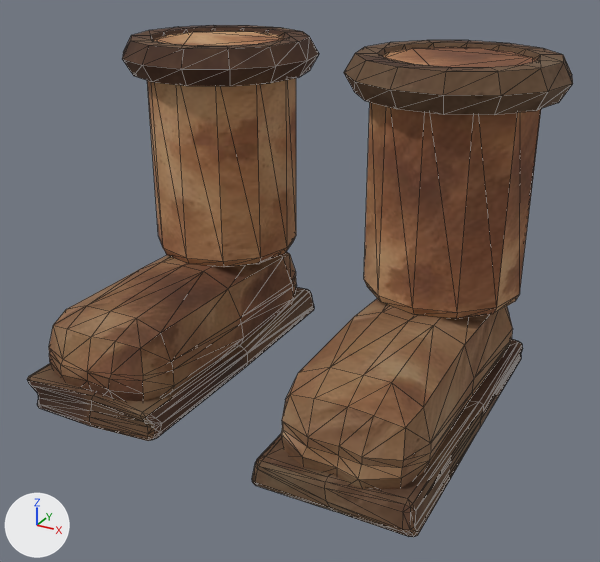
A saved change to the glTF model assets/models/items/boots_leather.glb.
Both versions are drawn from a 50 mm lens placed at (0.262, -0.466, 0.316), pointed at (0.011, -0.01, 0.087). Lighting does not change. The marker at lower left points along +X, +Y and +Z. The older version comes first. Mesh edges are drawn as thin lines. Vertices at exactly the same position are counted once.

Before the edit, the objects in view are built like this:
```python
me_cube_003 = bpy.data.meshes.new('Cube.003')
me_cube_003.from_pydata(...)  # 721 vertices, 1418 faces; spans x -0.162..0.162, y -0.123..0.123, z 0.0..0.236
# faces by material slot: [754, 384, 280]
me_cube_003.materials.append(mat_leather_dark)  # picture img_leather_dark
me_cube_003.materials.append(mat_leather_b)  # picture img_leather_b
me_cube_003.materials.append(mat_leather_c)  # picture img_leather_c
ob_model = bpy.data.objects.new('model', me_cube_003)
ob_model.location = (0.0, 0.0, 0.0)
```
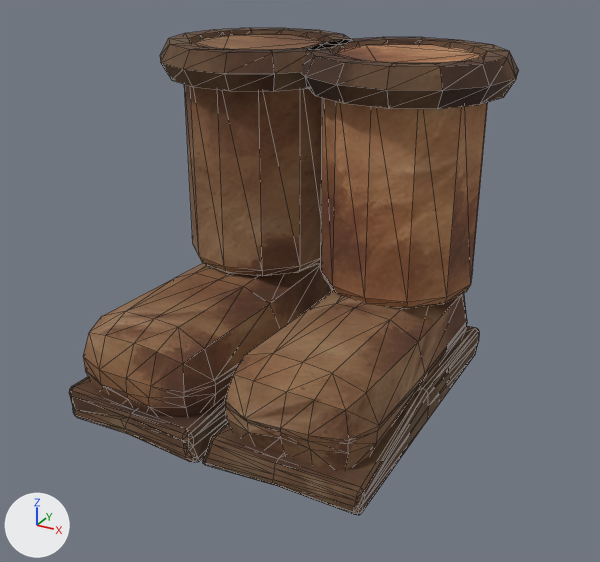
Changed parts and their boxes [x1, y1, x2, y2] in the pictures (600 x 562 px; the box of a moved part takes in the faces that stretch with it):
'model', reshaped (18% narrower): before [27, 25, 573, 537]; after [69, 28, 519, 515]
part 1 of me_cube_003, moved or reshaped: before [122, 25, 319, 86]; after [160, 28, 352, 91]
part 2 of me_cube_003, moved or reshaped: before [344, 40, 573, 115]; after [301, 37, 519, 109]
part 3 of me_cube_003, moved or reshaped: before [147, 31, 296, 267]; after [184, 34, 325, 276]
part 4 of me_cube_003, moved or reshaped: before [364, 47, 541, 319]; after [321, 44, 488, 309]
part 5 of me_cube_003, rebuilt: before [27, 287, 314, 441]; after [69, 377, 228, 462]
part 6 of me_cube_003, rebuilt: before [252, 339, 523, 537]; after [203, 326, 479, 515]
part 7 of me_cube_003, rebuilt: before [49, 252, 297, 402]; after [83, 263, 333, 417]
part 8 of me_cube_003, rebuilt: before [281, 298, 513, 489]; after [225, 290, 467, 470]

Diff of the bpy script that builds the scene:
```diff
--- a/assets/models/items/boots_leather.glb.py
+++ b/assets/models/items/boots_leather.glb.py
@@ me_cube_003 @@
 # used by ob_model
-me_cube_003.from_pydata(...)  # 721 vertices, 1418 faces; spans x -0.162..0.162, y -0.123..0.123, z 0.0..0.236
+me_cube_003.from_pydata(...)  # 726 vertices, 1428 faces; spans x -0.128..0.128, y -0.123..0.123, z 0.0..0.236
+# me_cube_003 part 1: the loose piece of 84 vertices spanning x -0.162..-0.018, y -0.017..0.123, z 0.212..0.236 is moved by (0.034, 0.0, 0.0)
+# me_cube_003 part 2: the loose piece of 84 vertices spanning x 0.018..0.162, y -0.017..0.123, z 0.212..0.236 is moved by (-0.034, 0.0, 0.0)
+# me_cube_003 part 3: the loose piece of 72 vertices spanning x -0.145..-0.035, y -0.002..0.108, z 0.074..0.234 is moved by (0.034, 0.0, 0.0), in mat_leather_b (picture img_leather_b)
+# me_cube_003 part 4: the loose piece of 72 vertices spanning x 0.035..0.145, y -0.002..0.108, z 0.074..0.234 is moved by (-0.034, 0.0, 0.0)
+# me_cube_003 part 5: the loose piece of 115 vertices spanning x -0.146..-0.035, y -0.121..0.107, z 0.0..0.028 is rebuilt with 105 vertices and now spans x -0.108..-0.002, y -0.122..0.109, z 0.0..0.027
+# me_cube_003 part 6: the loose piece of 98 vertices spanning x 0.035..0.144, y -0.123..0.108, z 0.001..0.027 is rebuilt with 113 vertices and now spans x 0.002..0.11, y -0.123..0.107, z 0.001..0.027
+# me_cube_003 part 7: the loose piece of 98 vertices spanning x -0.143..-0.04, y -0.117..0.102, z 0.0..0.077 is rebuilt with 98 vertices and now spans x -0.109..-0.003, y -0.118..0.104, z 0.0..0.076
+# me_cube_003 part 8: the loose piece of 98 vertices spanning x 0.04..0.139, y -0.12..0.103, z 0.001..0.076 is rebuilt with 98 vertices and now spans x 0.004..0.104, y -0.118..0.106, z 0.005..0.078
 me_cube_003.materials.append(mat_leather_dark)
```
